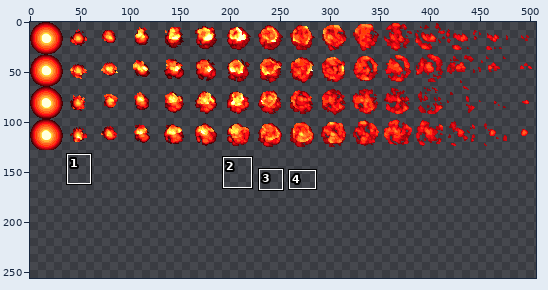
Two states of a sprite sheet, Assets/Art/VFX/Impact_01.png. Above, an overview of the earlier version with the close-up marked.
Close-up. Earlier state:
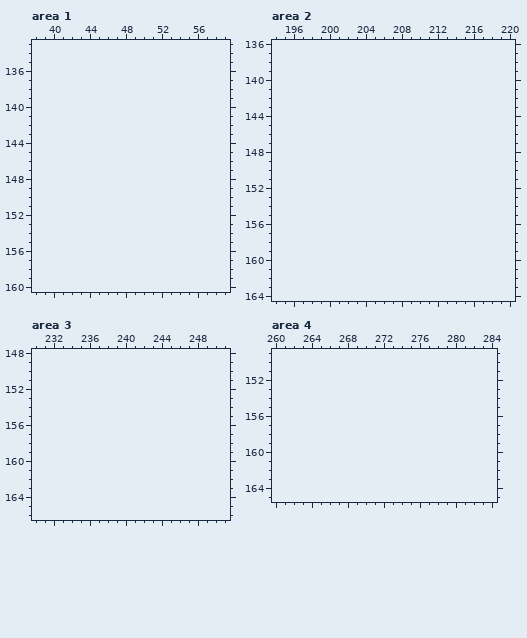
The file is 512x128 pixels. Colours within 5 levels of each other are drawn and written as one. Shown: area 1: x 38..59, y 133..160; area 2: x 194..220, y 136..164; area 3: x 230..251, y 148..166; area 4: x 260..284, y 149..165. The old version is drawn lined up with the new one, on the new canvas. The wide view leaves out empty margins. The commit also changed other parts of the picture, which this record leaves out.
Palette (. is transparent): 
Once edited:
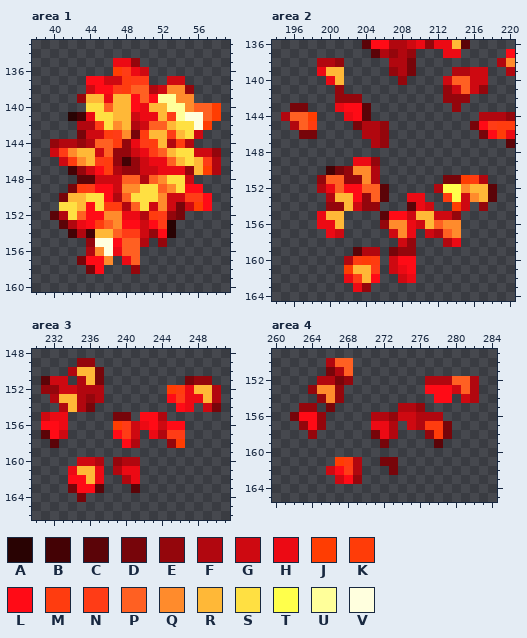
Colours new in this view: A #290303  B #440205  C #5b0408  D #77050a  E #94060c  F #b1070f  G #ce0911  H #ec0a14  J #ff3d02  K #ff3c08  L #ff0b16  M #ff3c0f  N #ff3c16  P #ff6022  Q #ff8b2c  R #ffb837  S #ffe042  T #ffff4b  U #ffff9a  V #ffffde
From old to new:
canvas 512x128 -> 512x256
Area 1:
y 135: x 47..49 ... -> HHE
y 136: x 47..50 .... -> JNHG
y 137: x 44..50 ....... -> LLGGMNN; x 53..54 .. -> GG
y 138: x 44..55 ............ -> GLLNMPPFGQQE
y 139: x 43..55 ............. -> ERRHRRLPLUUQQ
y 140: x 44..58 ............... -> SSPRRLHRRUUQPPJ
y 141: x 42..58 ................. -> ABHSSRRGHHRNUVVPJ
y 142: x 43..57 ............... -> FFNSQRFGPPRSSVJ
y 143: x 43..56 .............. -> DGGMNQDMRRNRSG
y 144: x 40..55 ................ -> EFFEFPPMEHNMRFMF
y 145: x 40..58 ................... -> GNQRRGPEEGHNPRSSGGE
y 146: x 41..58 .................. -> GMQRNMEBEGHHPRSRNF
y 147: x 42..58 ................. -> BEGLMFEEGGHHHERJF
y 148: x 43..55 ............. -> CCGGGPPFPQSSG
y 149: x 42..56 ............... -> DMNLLGQQSSPQSLL
y 150: x 41..57 ................. -> DRRSSLFPSSSQGGNNL
y 151: x 41..57 ................. -> SSRLSMMFPSGQGDGJL
y 152: x 40..54 ............... -> CFSPLLQQHHFMNED
y 153: x 41..53 ............. -> CFHLMPQLLGLNA
y 154: x 42..53 ............ -> BFBRRPNNGELA
y 155: x 44..50 ....... -> EVVLPPF; x 52 . -> E
y 156: x 44..49 ...... -> FQVHPP
y 157: x 43..46 .... -> DLLQ; x 48..49 .. -> HP
y 158: x 44..45 .. -> DL; x 49 . -> E
Area 2:
y 136: x 204..215 ............ -> CLLFFGHEHHRC
y 137: x 205..209 ..... -> CFEFE; x 213..214 .. -> HH; x 220 . -> L
y 138: x 199..201 ... -> FFE; x 207..209 ... -> FFD; x 219..220 .. -> FQ
y 139: x 199..201 ... -> HRR; x 207..209 ... -> EFD; x 214..217 .... -> FFGG; x 220 . -> F
y 140: x 200..201 .. -> HR; x 208 . -> E; x 213..217 ..... -> GPPGG
y 141: x 201 . -> E; x 213..217 ..... -> EGPGE
y 142: x 201..203 ... -> EEE; x 213..215 ... -> EEE
y 143: x 196..197 .. -> DD; x 201..204 .... -> HLLC; x 214 . -> E
y 144: x 195..198 .... -> FPPJ; x 202..204 ... -> HLC; x 217..220 .... -> FFFE
y 145: x 196..198 ... -> FPM; x 203..206 .... -> DFFE; x 216..220 ..... -> DLNMM
y 146: x 197..198 .. -> DD; x 204..206 ... -> FFE; x 217..220 .... -> DLKH
y 147: x 205..206 .. -> FE; x 220 . -> C
y 149: x 203..205 ... -> HHE
y 150: x 200..205 ...... -> BDEQQF
y 151: x 199..205 ....... -> EPPEEQF; x 213..217 ..... -> DDJMF
y 152: x 199..206 ........ -> FHPLLPPC; x 212..218 ....... -> FTTQRRC
y 153: x 200..206 ....... -> FRRLEPC; x 209..210 .. -> HH; x 213..218 ...... -> MTGQRC
y 154: x 200..205 ...... -> EERGEE; x 209..211 ... -> CHG; x 214..215 .. -> JG; x 217 . -> E
y 155: x 199..201 ... -> HRR; x 206..214 ......... -> CLLGRRGGE
y 156: x 199..201 ... -> HHR; x 206..214 ......... -> EQQHGRPQQ
y 157: x 200..201 .. -> HG; x 207..209 ... -> GQH; x 211..214 .... -> GFPQ
y 158: x 208..209 .. -> GE; x 213..214 .. -> FH
y 159: x 203..205 ... -> CFF; x 207..209 ... -> DEE
y 160: x 202..205 .... -> FMKM; x 207..209 ... -> GLL
y 161: x 202..205 .... -> JRRN; x 207..209 ... -> GHL
y 162: x 202..205 .... -> HNRL; x 208..209 .. -> GH
y 163: x 203..204 .. -> HE
Area 3:
y 149: x 235..236 .. -> EE
y 150: x 234..237 .... -> FRRD
y 151: x 231..233 ... -> CGG; x 235..237 ... -> FRD; x 247..249 ... -> DEE
y 152: x 231..237 ....... -> EEGGFFF; x 245..250 ...... -> JMHRRF
y 153: x 232..237 ...... -> FRRFEF; x 245..250 ...... -> LNHHRF
y 154: x 233..236 .... -> FRFD; x 246..247 .. -> LH; x 249..250 .. -> GD
y 155: x 231..233 ... -> GHH; x 239..240 .. -> DD; x 242..244 ... -> LLF
y 156: x 231..233 ... -> LLH; x 239..246 ........ -> JNGHLGLL
y 157: x 231..233 ... -> CLG; x 239..241 ... -> LNG; x 243..246 .... -> HFNN
y 158: x 232 . -> C; x 240..241 .. -> LF; x 245..246 .. -> EJ
y 160: x 235..237 ... -> GGF; x 239..241 ... -> EFF
y 161: x 234..237 .... -> HRRH; x 239..241 ... -> FHH
y 162: x 234..237 .... -> LLRH; x 240..241 .. -> FH
y 163: x 234..237 .... -> DLLC; x 241 . -> C
y 164: x 235 . -> D
Area 4:
y 150: x 266..268 ... -> FPP
y 151: x 266..268 ... -> DFP
y 152: x 265..268 .... -> FFDE; x 277..282 ...... -> FFFPPF
y 153: x 264..267 .... -> EQQE; x 277..282 ...... -> LLLGPF
y 154: x 265..267 ... -> EQE; x 278..279 .. -> LL; x 281..282 .. -> GF
y 155: x 263..264 .. -> EE; x 266 . -> D; x 274..276 ... -> FFE
y 156: x 262..265 .... -> DLLE; x 271..278 ........ -> FFEGGFFF
y 157: x 263..265 ... -> ELE; x 271..273 ... -> HHF; x 275..279 ..... -> GFMMD
y 158: x 264 . -> E; x 271..273 ... -> DHF; x 277..279 ... -> EKD
y 159: x 272 . -> D; x 278 . -> C
y 161: x 267..269 ... -> JMF; x 272..273 .. -> DD
y 162: x 266..269 .... -> GLNF; x 273 . -> D
y 163: x 267..269 ... -> GLE
Pixel boxes of the changes (left, top, right, bottom) in both close-ups:
added: (50, 58, 221, 274)
added: (281, 40, 515, 292)
added: (41, 358, 221, 502)
added: (290, 358, 479, 484)
